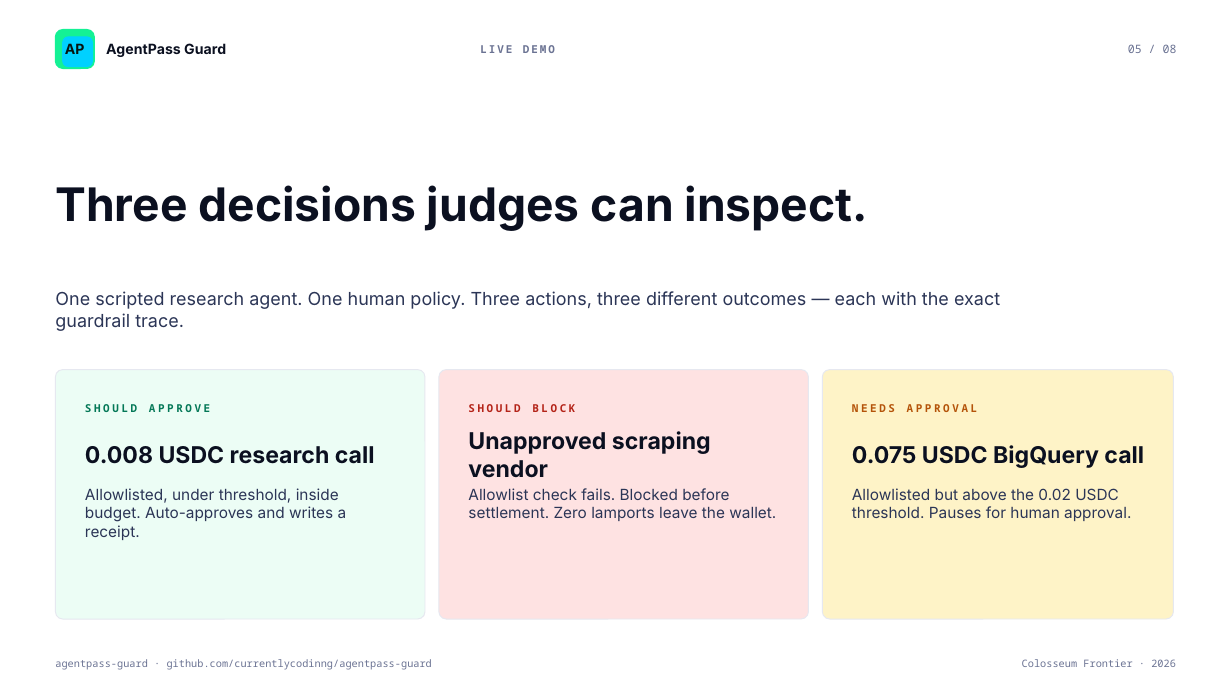
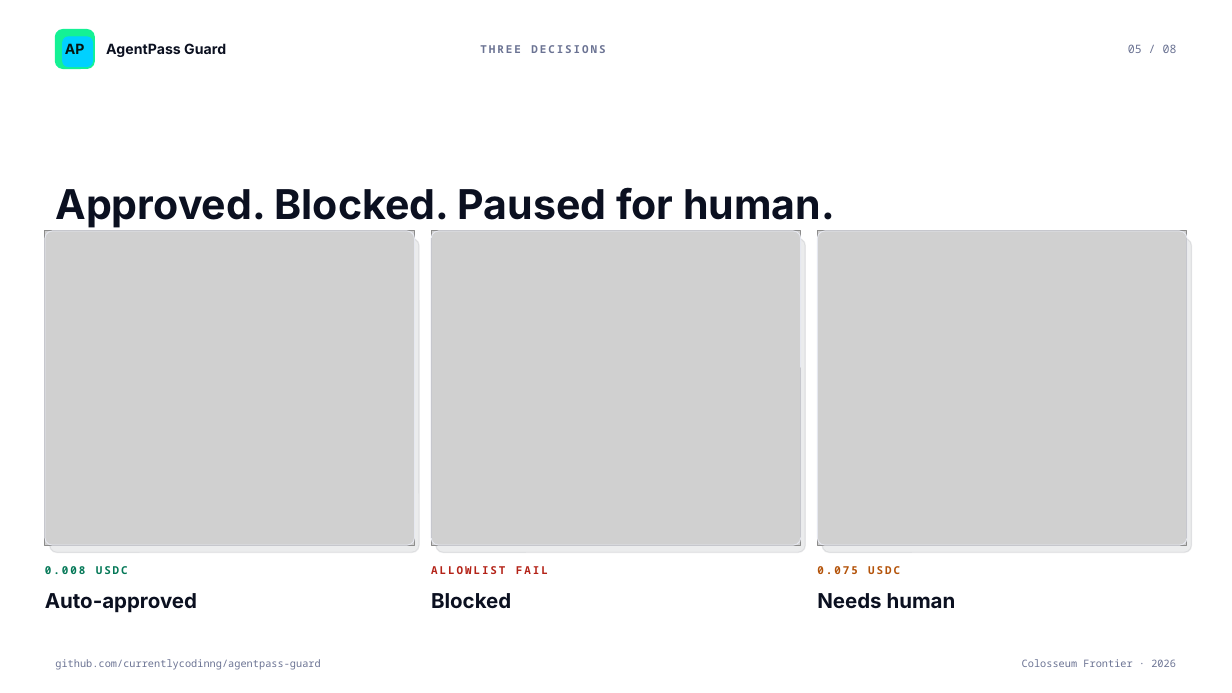
Before and after one commit to currentlycodinng/agentpass-guard, a slide deck: slide 5 of deliverables/agentpass-guard-frontier-deck.pptx. Drawn at 1232x693 pixels with LibreOffice and Linux fonts; fonts in the diff are those of the drawing; grey boxes stand for pictures. Boxes give left, top, right and bottom in pixels: in the first picture for what was removed or moved away, otherwise in the second. Text is boxed around its words. In the diff, an @@ line names an element or a change of style, - is before the commit and + after.

```diff
--- a/deliverables/agentpass-guard-frontier-deck.pptx
+++ b/deliverables/agentpass-guard-frontier-deck.pptx
@@ text at <box>480,45,605,53</box>: text changed @@
-LIVE DEMO
+THREE DECISIONS
@@ text at <box>55,187,835,228</box>: text changed; size 36 to 32 pt @@
-Three decisions judges can inspect.
+Approved. Blocked. Paused for human.
@@ picture added at <box>45,231,415,545</box> @@
@@ rounded rectangle added at <box>45,231,415,545</box>, outline #E6E8F0 0.75 pt @@
@@ rounded rectangle: place and size @@
-rounded rectangle at <box>55,370,425,619</box>
+rounded rectangle at <box>50,238,420,553</box>
@@ rounded rectangle at <box>50,238,420,553</box>: fill #ECFDF5 to #0B1020 at 8% opacity; outline #E6E8F0 0.75 pt to #0B1020 1 pt; proportions changed @@
@@ rounded rectangle: place and size @@
-rounded rectangle at <box>439,370,809,619</box>
+rounded rectangle at <box>432,231,801,545</box>
@@ rounded rectangle at <box>432,231,801,545</box>: fill #FEE2E2 to none; proportions changed @@
@@ picture added at <box>432,231,801,545</box> @@
@@ rounded rectangle added at <box>436,238,806,553</box>, fill #0B1020 at 8% opacity, outline #0B1020 1 pt @@
@@ picture added at <box>818,231,1188,545</box> @@
@@ rounded rectangle added at <box>818,231,1188,545</box>, outline #E6E8F0 0.75 pt @@
@@ rounded rectangle: place and size @@
-rounded rectangle at <box>823,370,1174,619</box>
+rounded rectangle at <box>823,238,1192,553</box>
@@ rounded rectangle at <box>823,238,1192,553</box>: fill #FEF3C7 to #0B1020 at 8% opacity; outline #E6E8F0 0.75 pt to #0B1020 1 pt; proportions changed @@
@@ text removed at <box>55,291,1000,331</box> @@
-One scripted research agent. One human policy. Three actions, three different outcomes — each with the exact guardrail trace.
@@ text removed at <box>85,404,210,412</box> @@
-SHOULD APPROVE
@@ text removed at <box>468,404,575,412</box> @@
-SHOULD BLOCK
@@ text removed at <box>852,404,977,412</box> @@
-NEEDS APPROVAL
@@ text removed at <box>468,431,711,478</box> @@
-Unapproved scraping vendor
@@ text removed at <box>85,488,347,540</box> @@
-Allowlisted, under threshold, inside budget. Auto-approves and writes a receipt.
@@ text removed at <box>468,488,776,521</box> @@
-Allowlist check fails. Blocked before settlement. Zero lamports leave the wallet.
@@ text removed at <box>852,488,1131,521</box> @@
-Allowlisted but above the 0.02 USDC threshold. Pauses for human approval.
@@ text at <box>45,566,128,574</box>: text changed; size 18 to 8.5 pt; font Inter to Noto Sans Mono; text colour #0B1020 to #047857 @@
-0.008 USDC research call
+0.008 USDC
@@ text added at <box>431,566,548,574</box>, 8.5 pt, text #B42318, bold @@
+ALLOWLIST FAIL
@@ text at <box>817,566,900,574</box>: text changed; size 18 to 8.5 pt; font Inter to Noto Sans Mono; text colour #0B1020 to #B45309 @@
-0.075 USDC BigQuery call
+0.075 USDC
@@ text added at <box>45,593,197,613</box>, 16 pt, text #0B1020, bold @@
+Auto-approved
@@ text added at <box>431,593,511,609</box>, 16 pt, text #0B1020, bold @@
+Blocked
@@ text added at <box>817,593,956,609</box>, 16 pt, text #0B1020, bold @@
+Needs human
@@ text at <box>55,659,320,670</box>: text changed @@
-agentpass-guard · github.com/currentlycodinng/agentpass-guard
+github.com/currentlycodinng/agentpass-guard
```
Also in this commit, not shown: 6 other slides changed, 1 slide added, 1 slide removed, 15 other files.
